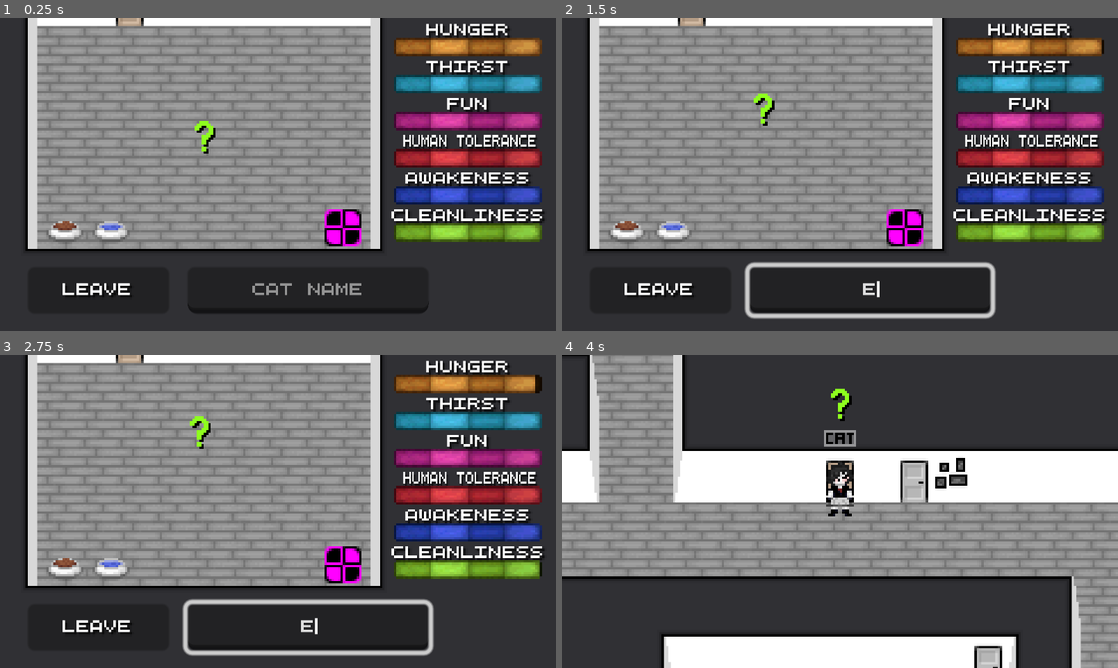
Above: before the commit, frames 1-4 (two rows, left to right).
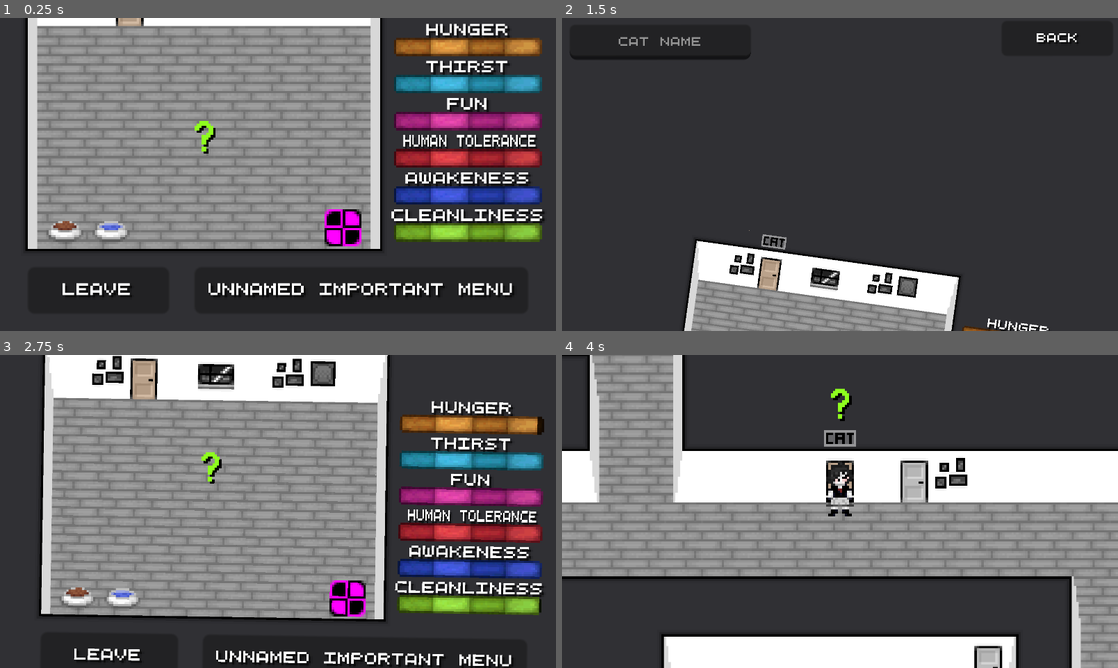
Above: after the commit, the same moments.

Repository: Theooolone/m-game
Game: Godot game, scene res://scenes/catsim/cat_sim.tscn
Same seed, same stepped clock (60 frames per second), same inputs: the game is played once before the commit and once after it. This scene is started directly instead of the project's main scene.
Inputs (mouse positions are in pixels of both pictures, inside the frame that each line leads up to):
- Up to frame 1 (0.25 s): no input
- Up to frame 2 (1.5 s): click (923, 290) at 0.5 s, where only the run after the commit has a clickable "Unnamed Important Menu"; hold Right (right) from 1.28 s (still down); tap E (interact) at 1.35 s
- Up to frame 3 (2.75 s): release Right (right) at 2 s; click (494, 376) at 2 s, where only the run after the commit has a clickable "Back"
- Up to frame 4 (4 s): hold S (down) 2.78-3.5 s; tap C (show_controls) at 2.85 s; click "Leave" at 3.5 s

The runs differ from the first frame. In frame 1, 1.4% of the frame differs, in the area x 33-93%, y 61-95%; in frame 2, 72%, in the area x 1-98%, y 0-100%; in frame 3, 51%; in frame 4, nothing differs.

Commit message:
Added a cool 2nd menu to fit more buttons

Diff:
--- a/scenes/catsim/cat_sim.tscn
+++ b/scenes/catsim/cat_sim.tscn
@@ -48,6 +48,106 @@
 LineEdit/font_sizes/font_size = 5
 LineEdit/fonts/font = ExtResource("13_breyg")
 
+[sub_resource type="Animation" id="Animation_vhnkx"]
+resource_name = "CameraMoveAnim"
+tracks/0/type = "value"
+tracks/0/imported = false
+tracks/0/enabled = true
+tracks/0/path = NodePath("Camera2D:position")
+tracks/0/interp = 1
+tracks/0/loop_wrap = true
+tracks/0/keys = {
+"times": PackedFloat32Array(0, 1),
+"transitions": PackedFloat32Array(0.5, 1),
+"update": 0,
+"values": [Vector2(0, 0), Vector2(-32, -136)]
+}
+tracks/1/type = "value"
+tracks/1/imported = false
+tracks/1/enabled = true
+tracks/1/path = NodePath("Camera2D:rotation")
+tracks/1/interp = 1
+tracks/1/loop_wrap = true
+tracks/1/keys = {
+"times": PackedFloat32Array(0, 1),
+"transitions": PackedFloat32Array(0.5, 1),
+"update": 0,
+"values": [0.0, -0.139626]
+}
+tracks/2/type = "value"
+tracks/2/imported = false
+tracks/2/enabled = true
+tracks/2/path = NodePath("Camera2D:zoom")
+tracks/2/interp = 1
+tracks/2/loop_wrap = true
+tracks/2/keys = {
+"times": PackedFloat32Array(0, 1),
+"transitions": PackedFloat32Array(0.5, 1),
+"update": 0,
+"values": [Vector2(8, 8), Vector2(6, 6)]
+}
+
+[sub_resource type="Animation" id="Animation_r7vsj"]
+length = 0.001
+tracks/0/type = "value"
+tracks/0/imported = false
+tracks/0/enabled = true
+tracks/0/path = NodePath("Camera2D:position")
+tracks/0/interp = 1
+tracks/0/loop_wrap = true
+tracks/0/keys = {
+"times": PackedFloat32Array(0),
+"transitions": PackedFloat32Array(1),
+"update": 0,
+"values": [Vector2(0, 0)]
+}
+
+[sub_resource type="Animation" id="Animation_dh3ey"]
+resource_name = "CameraMoveBack"
+tracks/0/type = "value"
+tracks/0/imported = false
+tracks/0/enabled = true
+tracks/0/path = NodePath("Camera2D:position")
+tracks/0/interp = 1
+tracks/0/loop_wrap = true
+tracks/0/keys = {
+"times": PackedFloat32Array(0, 1),
+"transitions": PackedFloat32Array(0.5, 1),
+"update": 0,
+"values": [Vector2(-32, -136), Vector2(0, 0)]
+}
+tracks/1/type = "value"
+tracks/1/imported = false
+tracks/1/enabled = true
+tracks/1/path = NodePath("Camera2D:rotation")
+tracks/1/interp = 1
+tracks/1/loop_wrap = true
+tracks/1/keys = {
+"times": PackedFloat32Array(0, 1),
+"transitions": PackedFloat32Array(0.5, 1),
+"update": 0,
+"values": [-0.139626, 0.0]
+}
+tracks/2/type = "value"
+tracks/2/imported = false
+tracks/2/enabled = true
+tracks/2/path = NodePath("Camera2D:zoom")
+tracks/2/interp = 1
+tracks/2/loop_wrap = true
+tracks/2/keys = {
+"times": PackedFloat32Array(0, 1),
+"transitions": PackedFloat32Array(0.5, 1),
+"update": 0,
+"values": [Vector2(6, 6), Vector2(8, 8)]
+}
+
+[sub_resource type="AnimationLibrary" id="AnimationLibrary_ks0lk"]
+_data = {
+"CameraMoveAnim": SubResource("Animation_vhnkx"),
+"CameraMoveBack": SubResource("Animation_dh3ey"),
+"RESET": SubResource("Animation_r7vsj")
+}
+
 [node name="CatSim" type="Node2D"]
 script = ExtResource("1_jus8a")
 
@@ -59,6 +159,7 @@
 layer_0/tile_data = PackedInt32Array(-196615, 65536, 2, -131079, 65536, 2, -65543, 65536, 2, -7, 65536, 2, 65529, 65536 …(1671 unchanged characters)…
 
 [node name="Camera2D" type="Camera2D" parent="."]
+ignore_rotation = false
 zoom = Vector2(8, 8)
 
 [node name="Food" parent="." instance=ExtResource("4_t11mk")]
@@ -181,20 +282,76 @@
 vertical_alignment = 1
 metadata/_edit_lock_ = true
 
-[node name="LineEdit" type="LineEdit" parent="."]
-offset_left = -39.0
+[node name="OtherMenuButton" type="Button" parent="."]
+offset_left = -36.0
 offset_top = 40.0
-offset_right = 65.0
+offset_right = 108.0
 offset_bottom = 60.0
+
+[node name="Label" type="Label" parent="OtherMenuButton"]
+layout_mode = 1
+anchors_preset = 15
+anchor_right = 1.0
+anchor_bottom = 1.0
+grow_horizontal = 2
+grow_vertical = 2
+text = "Unnamed Important Menu"
+label_settings = ExtResource("10_qs8rk")
+horizontal_alignment = 1
+vertical_alignment = 1
+metadata/_edit_lock_ = true
+
+[node name="ExtraMenus" type="Node2D" parent="."]
+position = Vector2(-32, -136)
+rotation = -0.139626
+
+[node name="CameraGuide" type="Camera2D" parent="ExtraMenus"]
+ignore_rotation = false
+enabled = false
+zoom = Vector2(6, 6)
+metadata/_edit_lock_ = true
+
+[node name="LineEdit" type="LineEdit" parent="ExtraMenus"]
+offset_left = -155.0
+offset_top = -85.0
+offset_right = -51.0
+offset_bottom = -65.0
 theme = SubResource("Theme_35v54")
 placeholder_text = "Cat Name"
 alignment = 1
 max_length = 16
+
+[node name="BackButton" type="Button" parent="ExtraMenus"]
+offset_left = 93.0
+offset_top = -87.0
+offset_right = 157.0
+offset_bottom = -67.0
+
+[node name="Label" type="Label" parent="ExtraMenus/BackButton"]
+layout_mode = 1
+anchors_preset = 15
+anchor_right = 1.0
+anchor_bottom = 1.0
+grow_horizontal = 2
+grow_vertical = 2
+text = "Back
+"
+label_settings = ExtResource("10_qs8rk")
+horizontal_alignment = 1
+vertical_alignment = 1
+metadata/_edit_lock_ = true
+
+[node name="CameraMove" type="AnimationPlayer" parent="."]
+libraries = {
+"": SubResource("AnimationLibrary_ks0lk")
+}
 
 [connection signal="timeout" from="StatTickTimer" to="." method="_on_stat_tick_timer_timeout"]
 [connection signal="timeout" from="CatIdleWalkTimer" to="." method="_on_cat_idle_walk_timeout"]
 [connection signal="timeout" from="MeowTimer" to="." method="_on_meow_timer_timeout"]
 [connection signal="timeout" from="UseDurationTimer" to="." method="_on_use_duration_timer_timeout"]
 [connection signal="pressed" from="LeaveButton" to="." method="_on_leave_button_pressed"]
+[connection signal="pressed" from="OtherMenuButton" to="." method="_on_other_menu_button_pressed"]
+[connection signal="pressed" from="ExtraMenus/BackButton" to="." method="_on_back_button_pressed"]
 
 [editable path="Human Tolerance"]
--- a/scripts/Cat.gd
+++ b/scripts/Cat.gd
@@ -107,13 +107,16 @@
 
 func debug(lowest_useable_stat):
 	var stat_goal_text = stat_goal if stat_goal else "Null"
-	var lowest_useable_stat_text = str(0.1875*get_value(lowest_useable_stat)-4) if lowest_useable_stat else "Null"
+	var lowest_useable_stat_text = str(0.1875*get_value(lowest_useable_stat)-4) \
+		if lowest_useable_stat else "Null"
 
 	$Label.text = State.keys()[current_state] \
 		+ "\n" + stat_goal_text \
-		+ "\n" + str(round(10*(8-random_refill_timer_node.time_left))/10) \
+		+ "\n" + str(0.1*round(10*(8-random_refill_timer_node.time_left))) \
 		+ "\n" + lowest_useable_stat_text \
-		+ "\n" + str(seconds_elapsed)
+		+ "\n" + str(seconds_elapsed) \
+		+ "\n" + str(0.001*round(1000*(160/(seconds_elapsed+70))))
+
 
 	if Input.is_action_just_pressed("debug_menu"):
 		if not $Label.visible:
@@ -289,3 +292,12 @@
 			and get_value(lowest_useable_stat) <= 32
 	):
 		refill_stat(lowest_useable_stat)
+
+@onready var camera_move_anim = $CameraMove
+
+func _on_other_menu_button_pressed():
+	camera_move_anim.play("CameraMoveAnim")
+
+
+func _on_back_button_pressed():
+	camera_move_anim.play("CameraMoveBack")
Not shown: 1 places in scenes/catsim/cat_sim.tscn that only renumber resources
